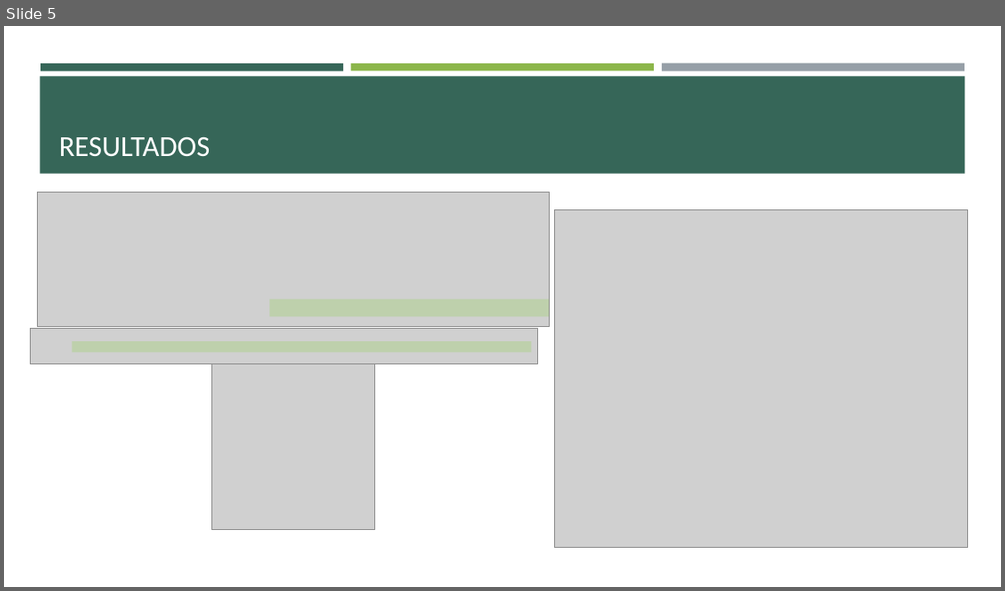
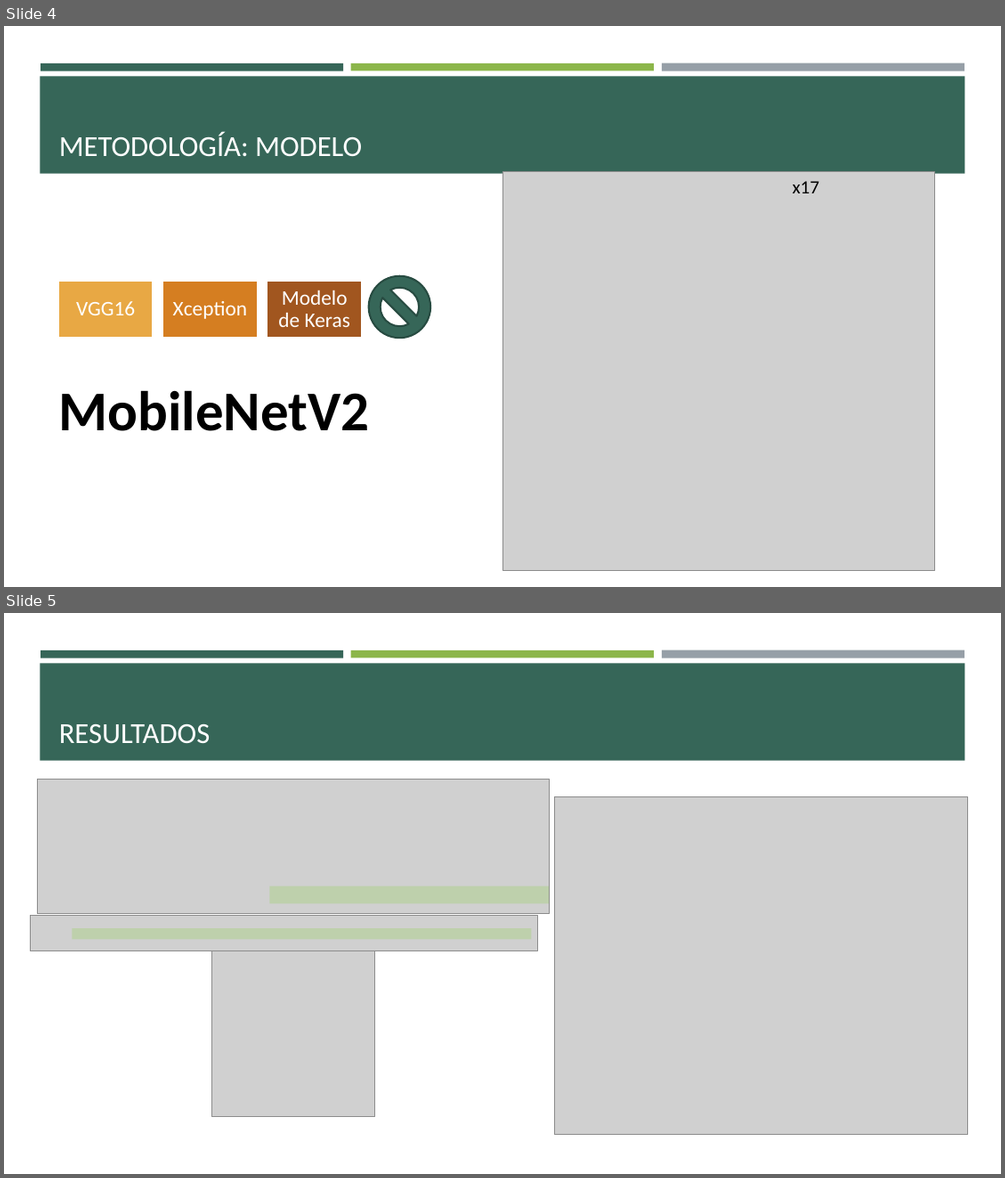
Before and after one commit to ErickaBermudez/spider-classification, a slide deck: docs/02 Final Project Presentation.pptx. Shown one above the other, each under a label of ours: slide 5 before the commit, slides 4 and 5 after it. The pictures are 1005x591 and 1005x1178 pixels, drawn with LibreOffice and Linux fonts; fonts in the diff are those of the drawing; grey boxes stand for pictures. Boxes give left, top, right and bottom in pixels: in the first picture for what was removed or moved away, otherwise in the second. Text is boxed around its words. In the diff, an @@ line names an element or a change of style, - is before the commit and + after.

```diff
--- a/docs/02 Final Project Presentation.pptx
+++ b/docs/02 Final Project Presentation.pptx
@@ slide 4 added at [4, 26, 1001, 587], background #FFFFFF; not listed: 4 template elements that a slide beside it also shows @@
@@ title added at [59, 133, 362, 156], 28 pt, text #FFFFFF @@
+METODOLOGÍA: MODELO
@@ picture added at [502, 172, 935, 571] @@
@@ text added at [793, 181, 819, 193], 18 pt, text #000000 @@
+x17
@@ group added at [58, 281, 362, 338]: 3 rectangles, 3 texts @@
+VGG16
+Xception
+Modelo de Keras
@@ no-entry sign added at [369, 276, 431, 338], fill #366658, outline #284B41 1.75 pt @@
@@ text added at [59, 390, 370, 431], 54 pt, text #000000, bold @@
+MobileNetV2
```
Also in this commit, not shown: 2 slides changed, 3 other slides added, 3 slides removed, 2 other files.
